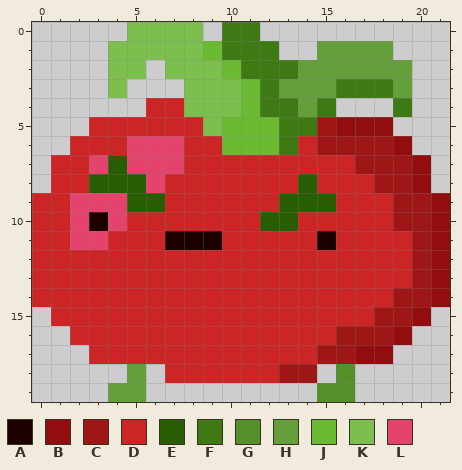
File history of a pixel-art sprite, Assets/Enemies/Sprites/tomato_enemy.png. That is the earlier state.
The file is 22x20 pixels.
Palette (. is transparent): A #1c0000  B #920e0e  C #9f1616  D #cb2525  E #295d04  F #3e7914  G #548f2a  H #659f3c  J #6abb32  K #7dbf4e  L #e3436c
New version:
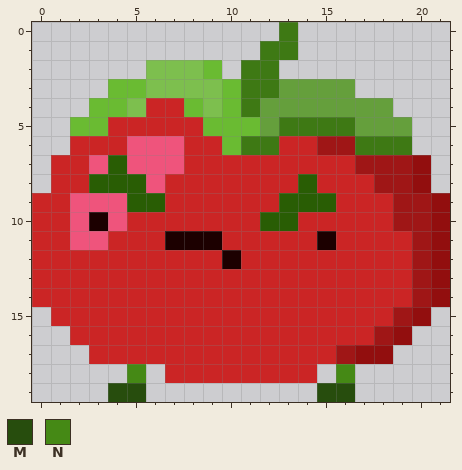
Colours new in this view: M #274d0d  N #458915
Changes in this commit:
colour L: #e3436c -> #ef547c
y 0: x 5..8 KKKK -> ....; x 10..11 FF -> ..; x 13 . -> F
y 1: x 4..11 KKKKKJFF -> ........; x 13 . -> F; x 15..18 HHHH -> ....
y 2: x 4..6 KK. -> ..K; x 9..10 KJ -> J.; x 13..19 FHHHHHH -> .......
y 3: x 4..7 K... -> JJKK; x 10..11 KJ -> JF; x 16..19 FFFH -> H...
y 4: x 3..5 ... -> JJK; x 8 K -> J; x 10..13 KJFF -> JFHH; x 15..19 F...F -> HHHH.
y 5: x 2..3 .D -> JJ; x 9 K -> J; x 12 J -> H; x 15..19 CBBB. -> FFHHH
y 6: x 11..13 JJF -> FFD; x 17..19 CCB -> FFF
y 12: x 10 D -> A
y 14: x 19 C -> D
y 15: x 18 C -> D
y 16: x 16..17 CC -> DD
y 17: x 15 C -> D
y 18: x 5 H -> N; x 13..14 CC -> DD; x 16 G -> N
y 19: x 4..5 HH -> MM; x 15..16 GG -> MM
Changed places in both pictures, as pixel boxes (x1, y1, x2, y2):
changed: (70, 22, 412, 250)
changed: (222, 250, 241, 269)
changed: (279, 288, 412, 402)
changed: (108, 364, 146, 402)
